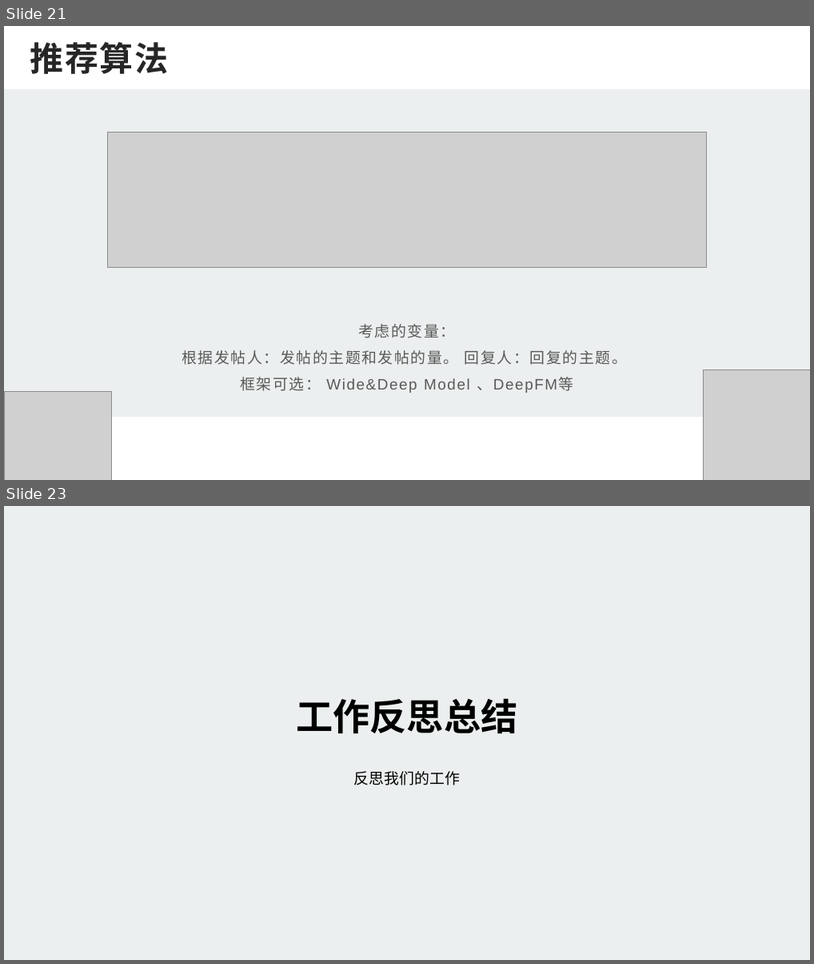
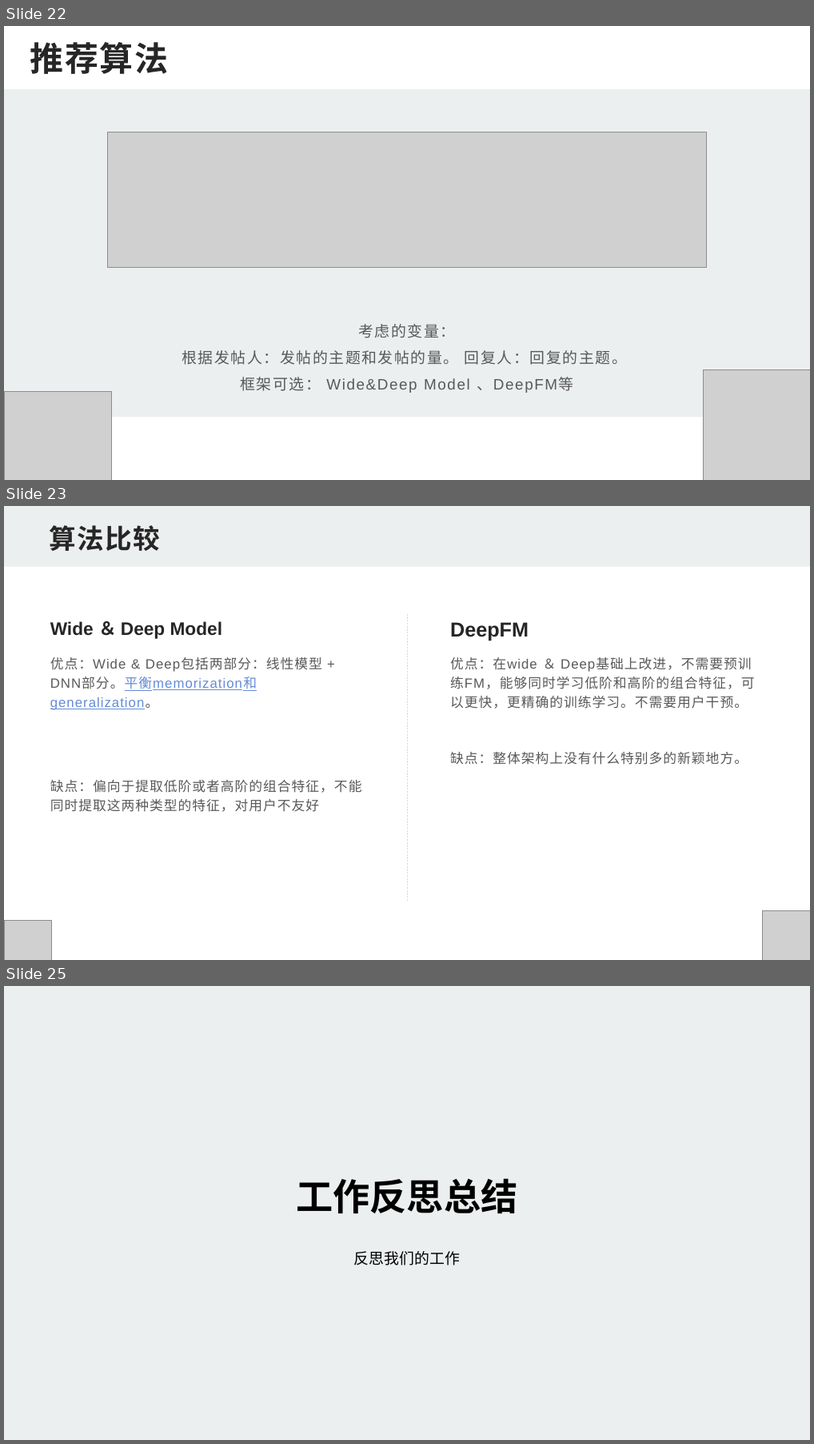
Before and after one commit to SJTUSpeakTeam/projectDoc, a slide deck: pre2.pptx. Shown one above the other, each under a label of ours: slides 21 and 23 before the commit, slides 22, 23 and 25 after it; the slides between them are not shown. The pictures are 814x964 and 814x1444 pixels, drawn with LibreOffice and Linux fonts; fonts in the diff are those of the drawing; grey boxes stand for pictures; background and template pictures are left out. Boxes give left, top, right and bottom in pixels: in the first picture for what was removed or moved away, otherwise in the second. Text is boxed around its words. In the diff, an @@ line names an element or a change of style, - is before the commit and + after.

```diff
--- a/pre2.pptx
+++ b/pre2.pptx
@@ slide 23 added at (4, 506, 810, 960), background #FFFFFF @@
@@ rectangle added at (4, 506, 810, 567), fill #ECEFEF @@
@@ text added at (49, 525, 160, 551), 32 pt, text #262626, bold @@
+算法比较
@@ text added at (50, 621, 222, 639), 21.6 pt, text #262626, bold @@
+Wide ＆ Deep Model
@@ line added from (407, 614) to (407, 900), #D9D9D9 0.5 pt dashed @@
@@ text added at (450, 622, 529, 641), 24 pt, text #262626, bold @@
+DeepFM
@@ text added at (50, 657, 362, 812), 16 pt, text #595959 @@
+优点：Wide & Deep包括两部分：线性模型 + DNN部分。平衡memorization和generalization。
+缺点：偏向于提取低阶或者高阶的组合特征，不能同时提取这两种类型的特征，对用户不友好
@@ text added at (450, 657, 755, 764), 16 pt, text #595959 @@
+优点：在wide ＆ Deep基础上改进，不需要预训练FM，能够同时学习低阶和高阶的组合特征，可以更快，更精确的训练学习。不需要用户干预。
+缺点：整体架构上没有什么特别多的新颖地方。
@@ picture added at (763, 911, 810, 960) @@
@@ picture added at (4, 920, 52, 960) @@
@@ what was slide 21 is now slide 22 @@
@@ what was slide 23 is now slide 25 @@
```
Also in this commit, not shown: 3 slides changed, 1 other slide added, 1 other file.
